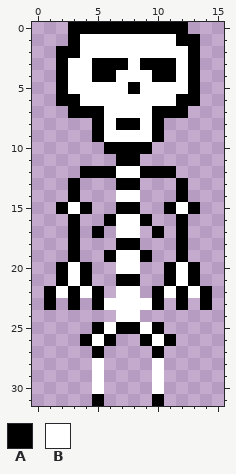
Two states of a pixel-art file, art/characters/skeleton.aseprite. The picture above was drawn from the file before the commit.
16x32 pixels, 1 frame.
Palette (. is transparent): A #000000  B #ffffff
Pixels before, first column x 1:
 0 ..AAAAAAAAAA..
 1 ..ABBBBBBBBAA.
 2 .AABBBBBBBBBA.
 3 .ABBAAABAAABA.
 4 .ABBAABBBAABA.
 5 .ABBBBBABBBBA.
 6 .AABBBBBBBBAA.
 7 ..AAABBBBAAA..
 8 ....ABAABA....
 9 ....ABBBBA....
10 .....AAAA.....
11 ......AA......
12 ...AAABBAAA...
13 ..A...AA...A..
14 ..A...BB...A..
15 .ABA..AA..ABA.
16 ..A..ABBA..A..
17 ..A.A.BB.A.A..
18 ..A...AA...A..
19 ..A..ABBA..A..
20 .ABA..BB..ABA.
21 .ABA..AA..ABA.
22 ABABA.BB.ABABA
23 A.A.ABBBBA.A.A
24 ......BB......
25 ....ABAABA....
26 ...ABA..ABA...
27 ....A....A....
28 ....B....B....
29 ....B....B....
30 ....B....B....
31 ....A....A....
Now the later version:
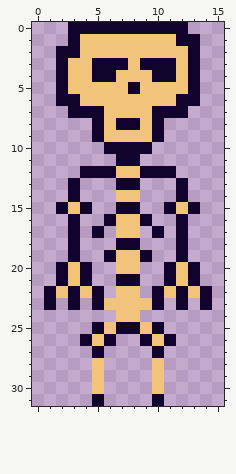
What changed:
colour A: #000000 -> #11032c
colour B: #ffffff -> #f2c37b
Boxes around the changes in both pictures, in picture pixels (x1, y1, x2, y2):
changed: (44, 22, 212, 406)
